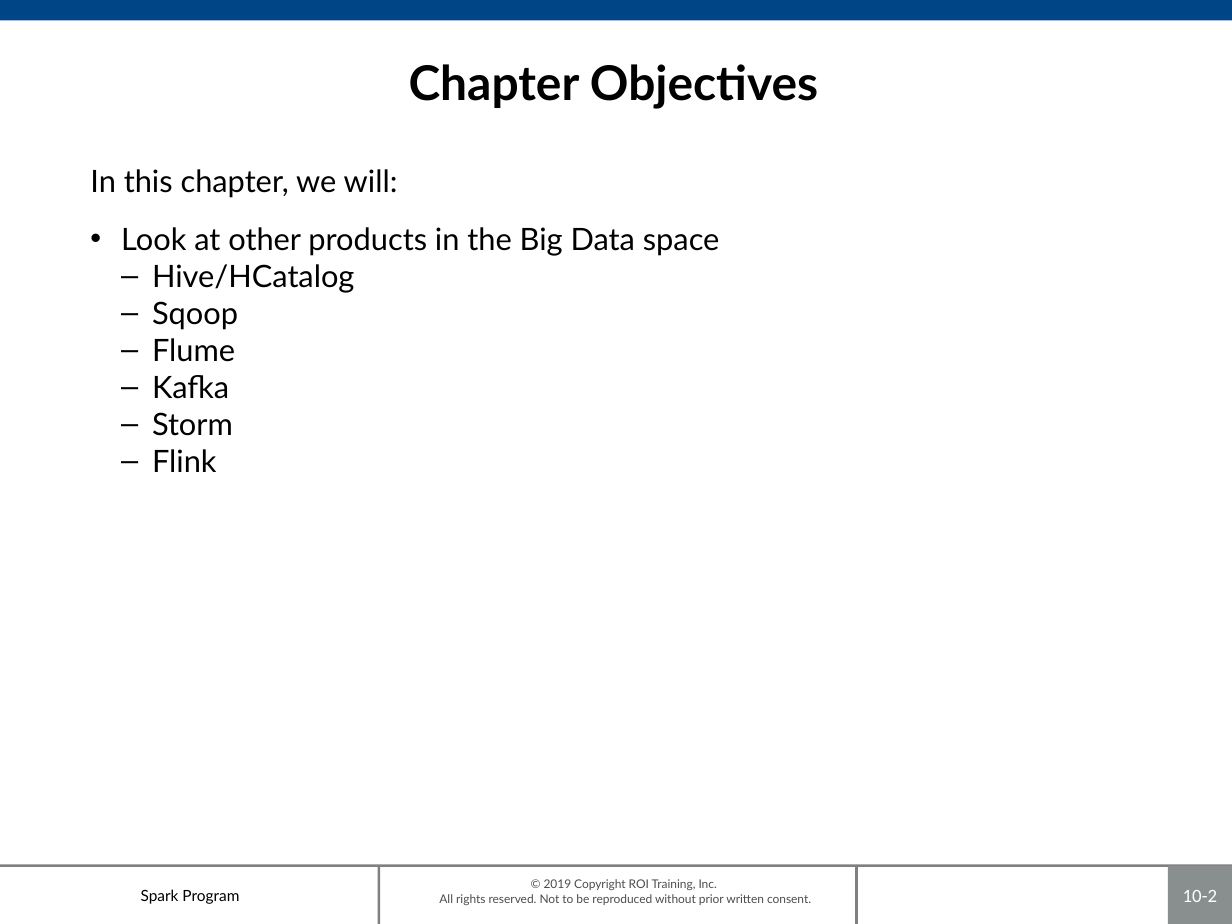
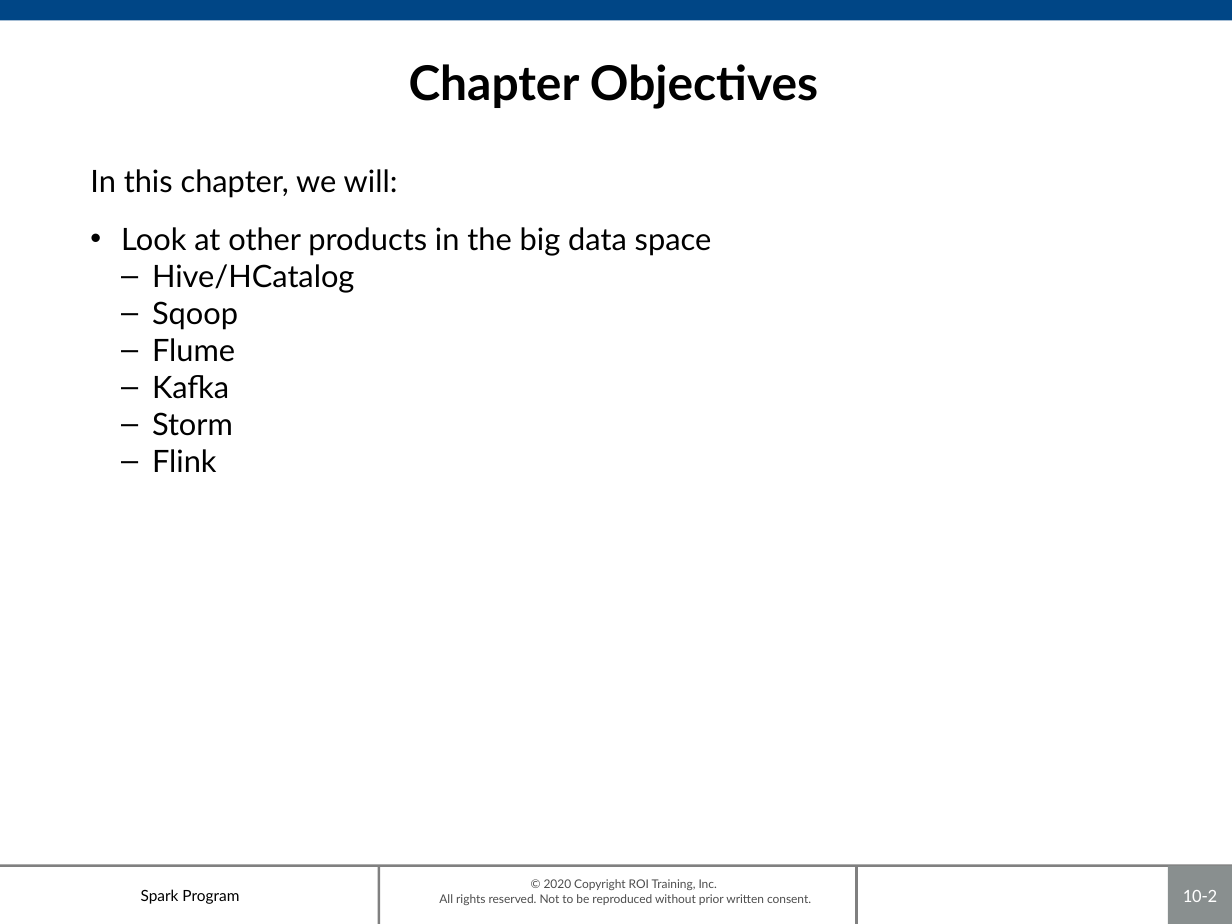
Before and after one commit to roitraining/SparkProgram, a slide deck: slide 2 of Day8-NaturalLanguage/Ch10-Ecosystem.pptx. Drawn at 1232x924 pixels with LibreOffice and Linux fonts; fonts in the diff are those of the drawing; background and template pictures are left out. Boxes give left, top, right and bottom in pixels: in the first picture for what was removed or moved away, otherwise in the second. Text is boxed around its words. In the diff, an @@ line names an element or a change of style, - is before the commit and + after.

```diff
--- a/Day8-NaturalLanguage/Ch10-Ecosystem.pptx
+++ b/Day8-NaturalLanguage/Ch10-Ecosystem.pptx
@@ text at [121,227,712,256]: text changed @@
-• Look at other products in the Big Data space
+• Look at other products in the big data space
@@ text at [439,879,811,905]: text changed @@
-© 2019 Copyright ROI Training, Inc.
-All rights reserved. Not to be reproduced without prior written consent.
+© 2020 Copyright ROI Training, Inc.
+All rights reserved. Not to be reproduced without prior written consent.
```
Also in this commit, not shown: 8 other slides changed, 3 other files.
